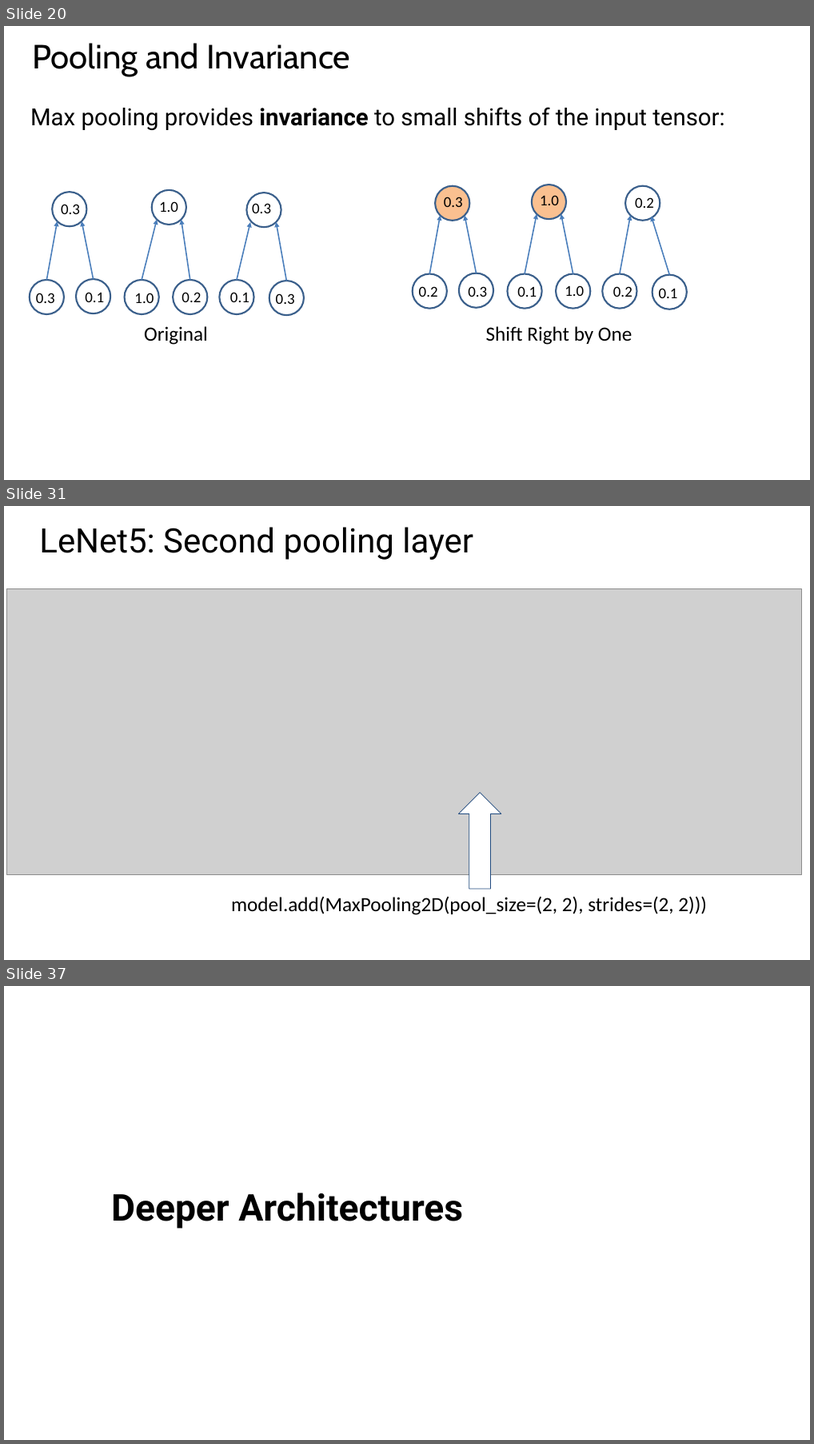
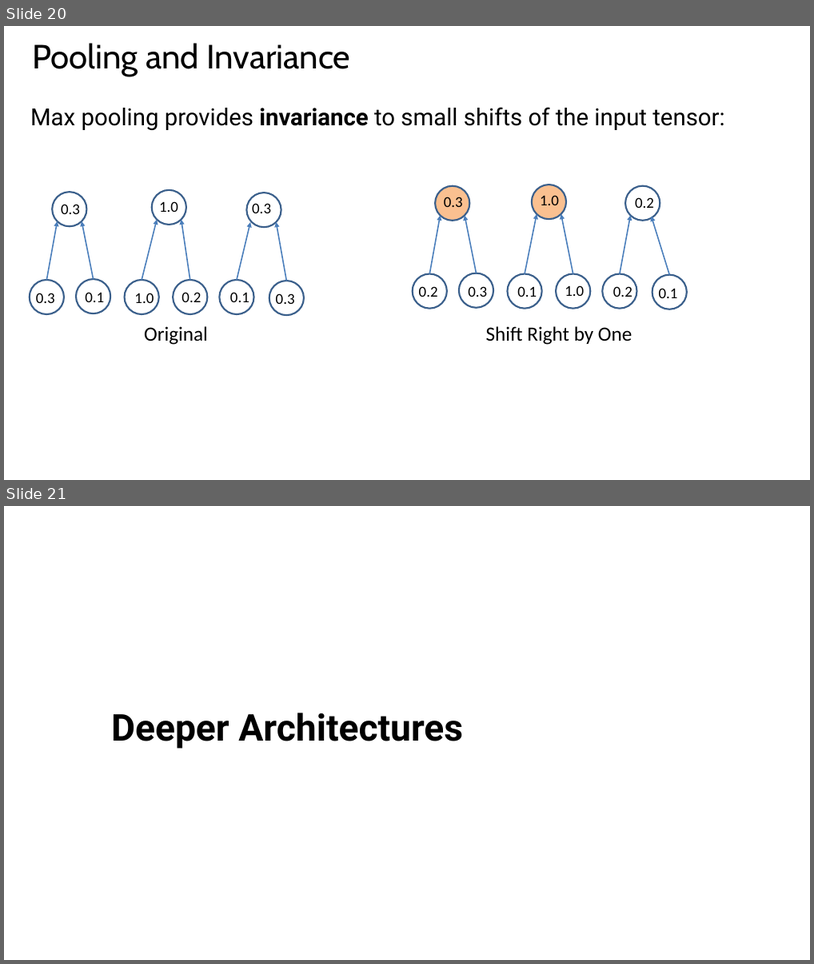
Before and after one commit to StephenElston/CSCI-E25, a slide deck: Slides/6_ConvolutionalNNs.pptx. Shown one above the other, each under a label of ours: slides 20, 31 and 37 before the commit, slides 20 and 21 after it; the slides between them are not shown. The pictures are 814x1444 and 814x964 pixels, drawn with LibreOffice and Linux fonts; fonts in the diff are those of the drawing; grey boxes stand for pictures; background and template pictures are left out. Boxes give left, top, right and bottom in pixels: in the first picture for what was removed or moved away, otherwise in the second. Text is boxed around its words. In the diff, an @@ line names an element or a change of style, - is before the commit and + after.

```diff
--- a/Slides/6_ConvolutionalNNs.pptx
+++ b/Slides/6_ConvolutionalNNs.pptx
@@ slide 31 removed at <box>4,506,810,960</box>, background #FFFFFF @@
@@ text removed at <box>39,527,474,560</box> @@
-LeNet5: Second pooling layer
@@ picture removed at <box>6,589,802,875</box> @@
@@ down arrow removed at <box>459,792,502,888</box> @@
@@ text removed at <box>231,896,707,915</box> @@
-model.add(MaxPooling2D(pool_size=(2, 2), strides=(2, 2)))
@@ what was slide 37 is now slide 21 @@
```
Also in this commit, not shown: 16 other slides removed.
